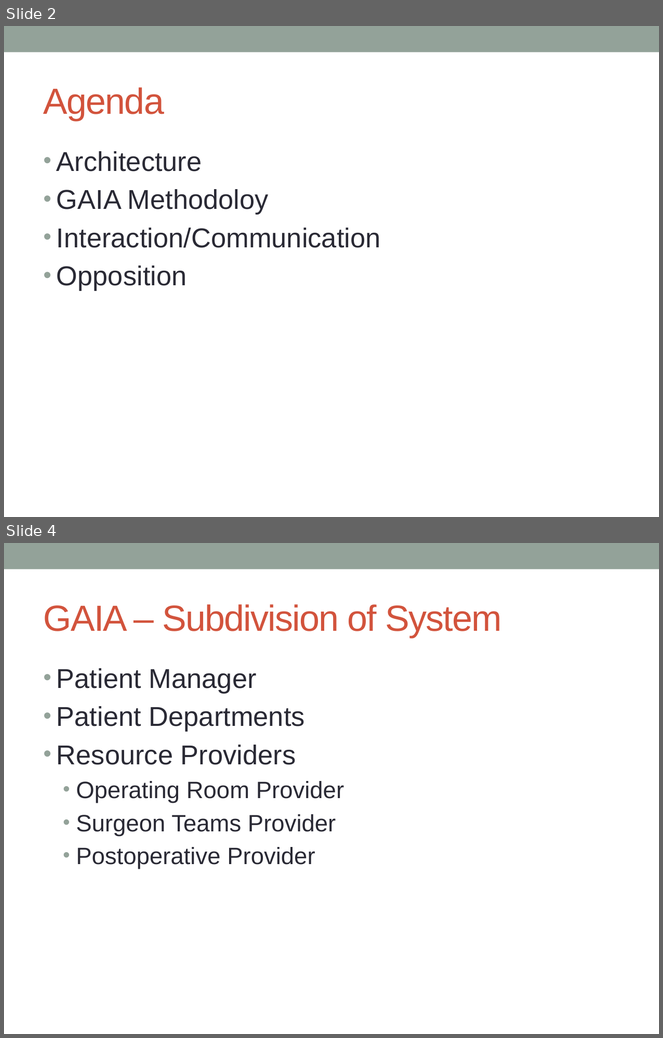
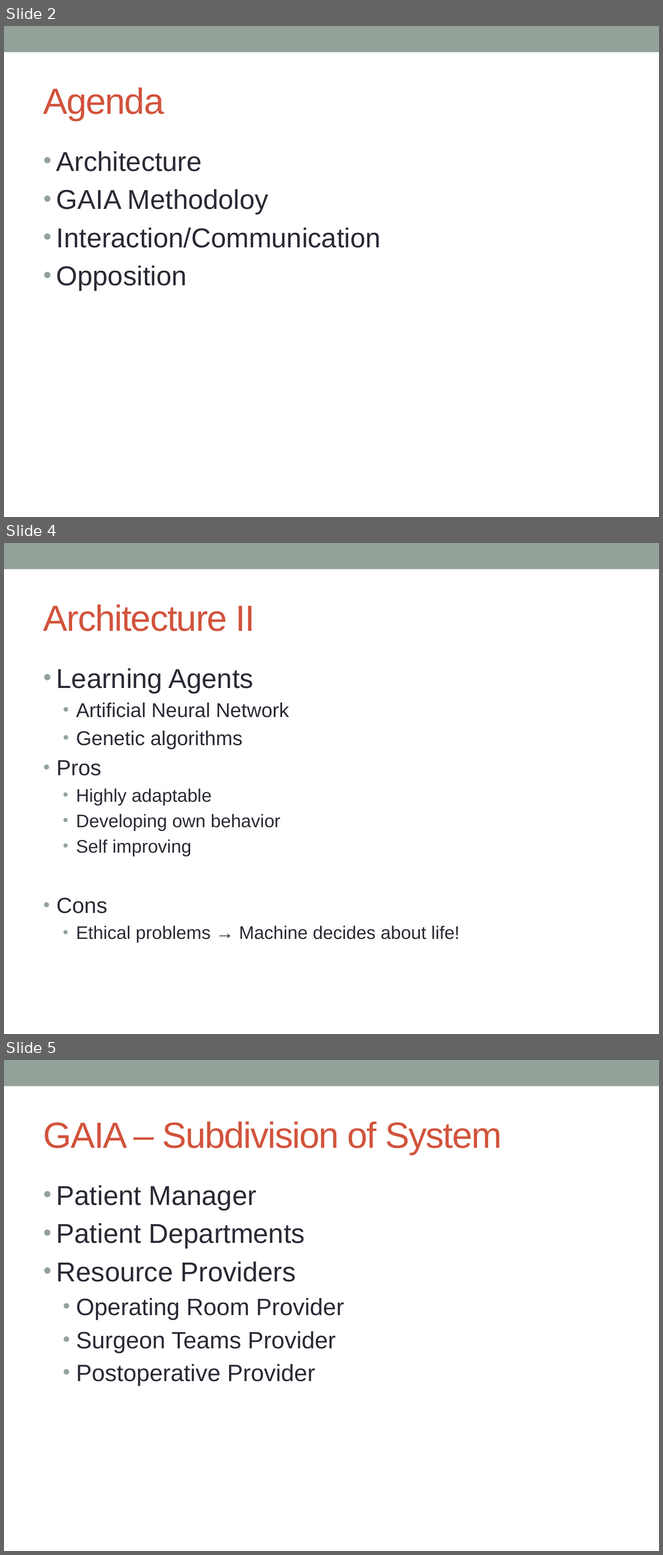
Before and after one commit to IsNull/Tacy, a slide deck: documentation/OperationRoom/presentation/ORP_neher_buettiker.pptx. Shown one above the other, each under a label of ours: slides 2 and 4 before the commit, slides 2, 4 and 5 after it; the slides between them are not shown. The pictures are 663x1038 and 663x1555 pixels, drawn with LibreOffice and Linux fonts; fonts in the diff are those of the drawing. Boxes give left, top, right and bottom in pixels: in the first picture for what was removed or moved away, otherwise in the second. Text is boxed around its words. In the diff, an @@ line names an element or a change of style, - is before the commit and + after.

```diff
--- a/documentation/OperationRoom/presentation/ORP_neher_buettiker.pptx
+++ b/documentation/OperationRoom/presentation/ORP_neher_buettiker.pptx
@@ slide 4 added at <box>4,543,659,1034</box>, background #FFFFFF; not listed: 1 template element that a slide beside it also shows @@
@@ title added at <box>44,604,255,631</box>, 40 pt, text #D2533C @@
+Architecture II
@@ text added at <box>57,668,460,943</box>, 20 pt, text #292934 @@
+• Learning Agents
+  • Artificial Neural Network
+  • Genetic algorithms
+• Pros
+  • Highly adaptable
+  • Developing own behavior
+  • Self improving
+• Cons
+  • Ethical problems → Machine decides about life!
@@ what was slide 4 is now slide 5 @@
```
Also in this commit, not shown: 2 slides changed.
